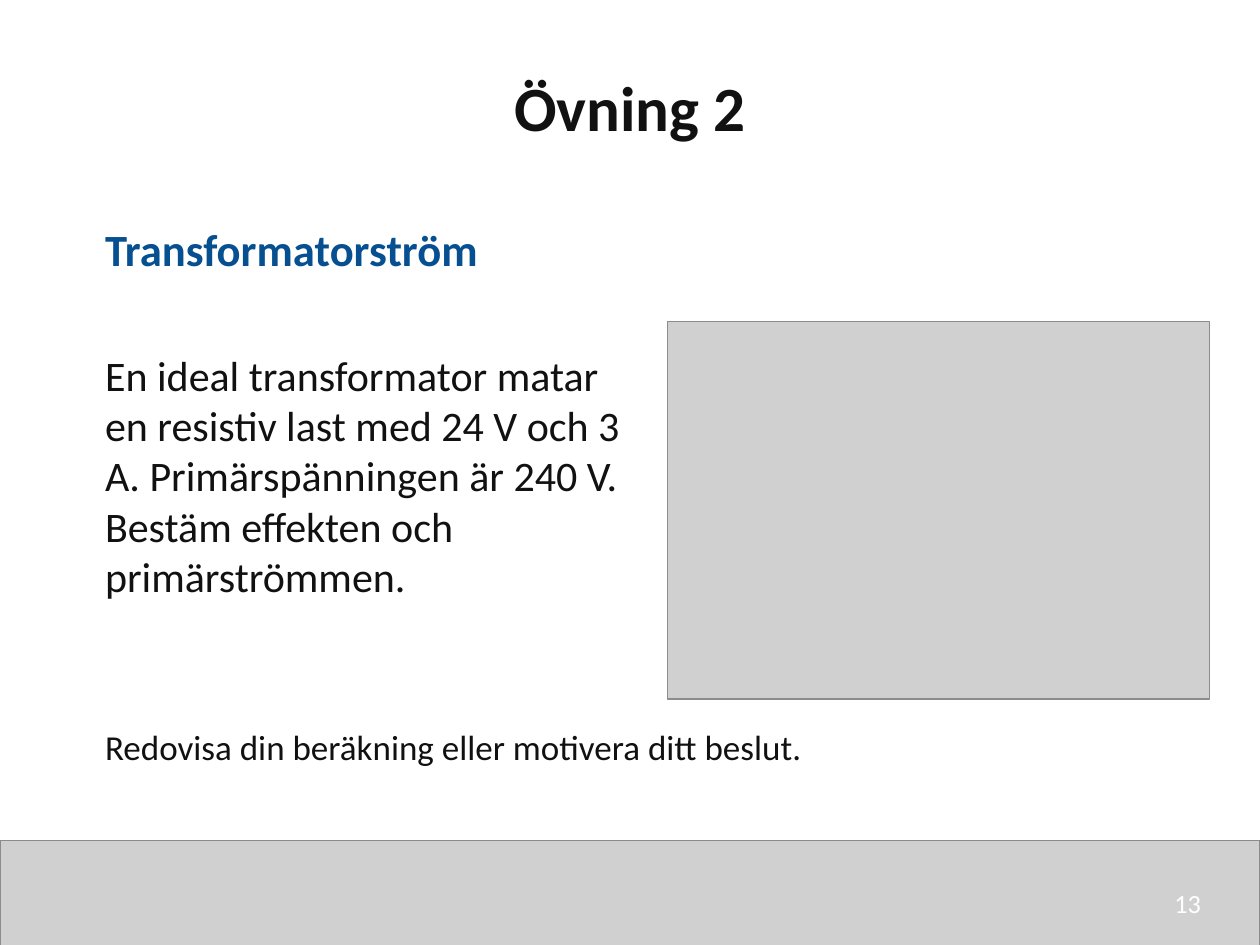
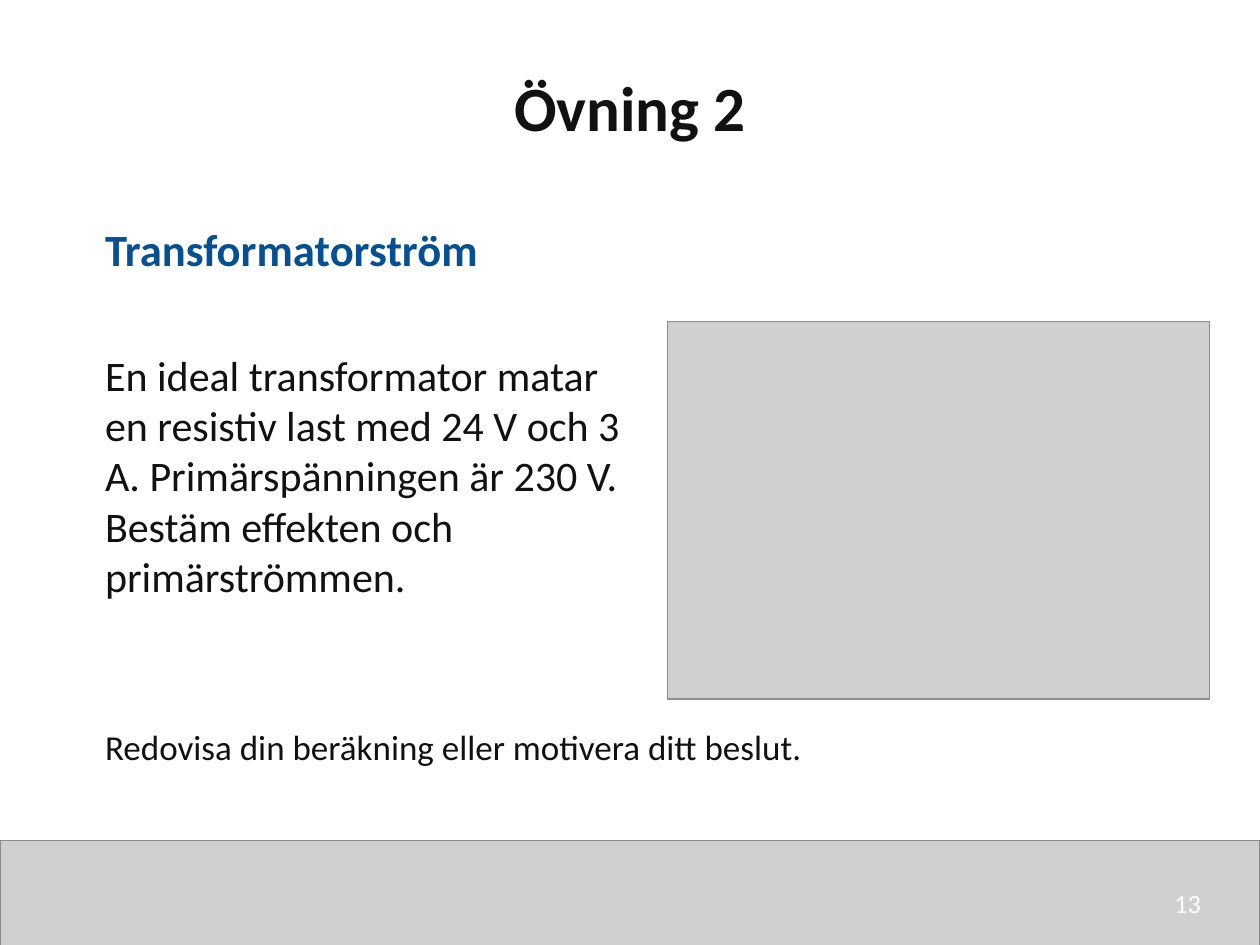
Before and after one commit to nj22az/nj22az.github.io, a slide deck: slide 13 of sjoskolan/vecka-43/aktuell/v43_02_Transformatorer_och_motorer_elev.pptx. Drawn at 1260x945 pixels with LibreOffice and Linux fonts; fonts in the diff are those of the drawing; grey boxes stand for pictures. Boxes give left, top, right and bottom in pixels: in the first picture for what was removed or moved away, otherwise in the second. Text is boxed around its words. In the diff, an @@ line names an element or a change of style, - is before the commit and + after.

```diff
--- a/sjoskolan/vecka-43/aktuell/v43_02_Transformatorer_och_motorer_elev.pptx
+++ b/sjoskolan/vecka-43/aktuell/v43_02_Transformatorer_och_motorer_elev.pptx
@@ text at <box>105,361,619,599</box>: text changed @@
-En ideal transformator matar en resistiv last med 24 V och 3 A. Primärspänningen är 240 V. Bestäm effekten och primärströmmen.
+En ideal transformator matar en resistiv last med 24 V och 3 A. Primärspänningen är 230 V. Bestäm effekten och primärströmmen.
```
Also in this commit, not shown: 1 other slide changed, 43 other files.
